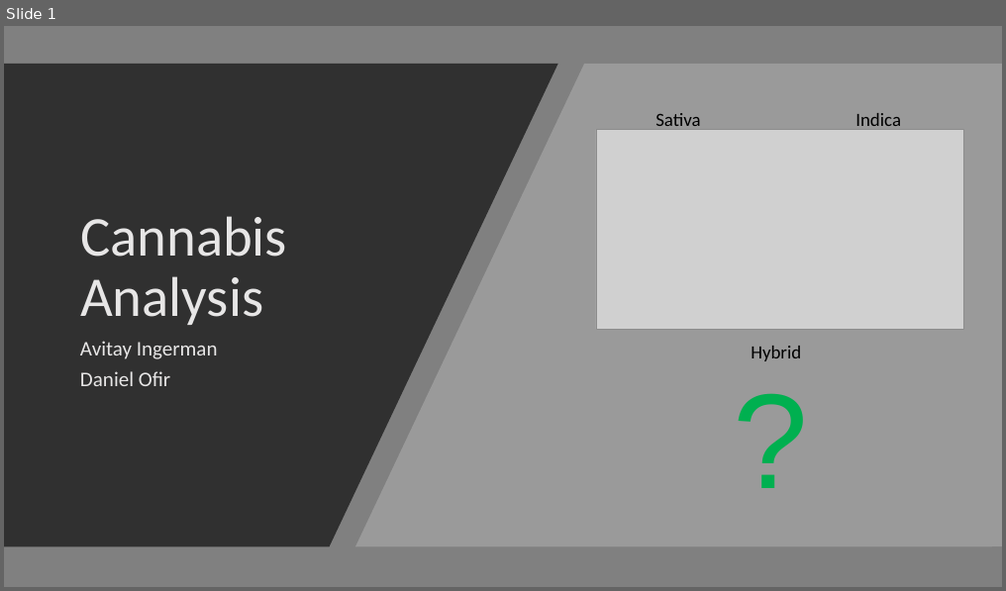
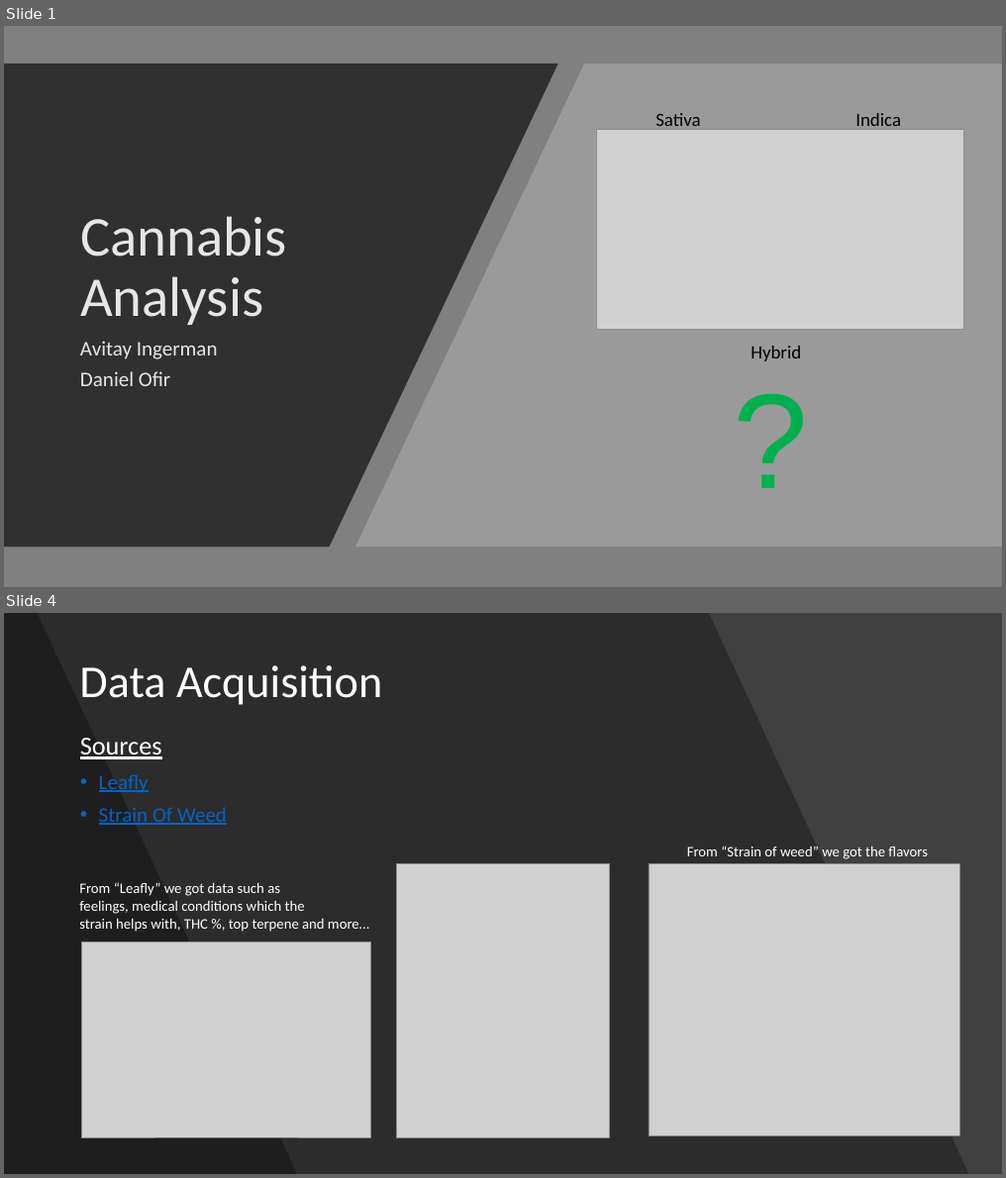
Before and after one commit to DanielOfir/Cannabis-Analysis, a slide deck: Cannabis Analysis.pptx. Shown one above the other, each under a label of ours: slide 1 before the commit, slides 1 and 4 after it; the slides between them are not shown. The pictures are 1006x591 and 1006x1178 pixels, drawn with LibreOffice and Linux fonts; fonts in the diff are those of the drawing; grey boxes stand for pictures. Boxes give left, top, right and bottom in pixels: in the first picture for what was removed or moved away, otherwise in the second. Text is boxed around its words. In the diff, an @@ line names an element or a change of style, - is before the commit and + after.

```diff
--- a/Cannabis Analysis.pptx
+++ b/Cannabis Analysis.pptx
@@ slide 4 added at bbox=[4, 613, 1002, 1174], background #404040 @@
@@ freeform shape added at bbox=[4, 613, 969, 1174], fill #000000 at 30% opacity @@
@@ freeform shape added at bbox=[4, 613, 297, 1174], fill #000000 at 30% opacity @@
@@ title added at bbox=[79, 665, 382, 705], 44 pt, text #FFFFFF @@
+Data Acquisition
@@ text added at bbox=[80, 738, 227, 825], 20 pt, text #0563C1, underline @@
+Sources
+• Leafly
+• Strain Of Weed
@@ text added at bbox=[687, 846, 928, 860], 14 pt, text #FFFFFF @@
+From “Strain of weed” we got the flavors
@@ picture added at bbox=[396, 863, 610, 1139] @@
@@ picture added at bbox=[648, 863, 960, 1136] @@
@@ text added at bbox=[79, 882, 369, 932], 14 pt, text #FFFFFF @@
+From “Leafly” we got data such as
+feelings, medical conditions which the
+strain helps with, THC %, top terpene and more…
@@ picture added at bbox=[81, 943, 371, 1138] @@
```
Also in this commit, not shown: 2 slides changed, 11 other slides added, 8 other files.
